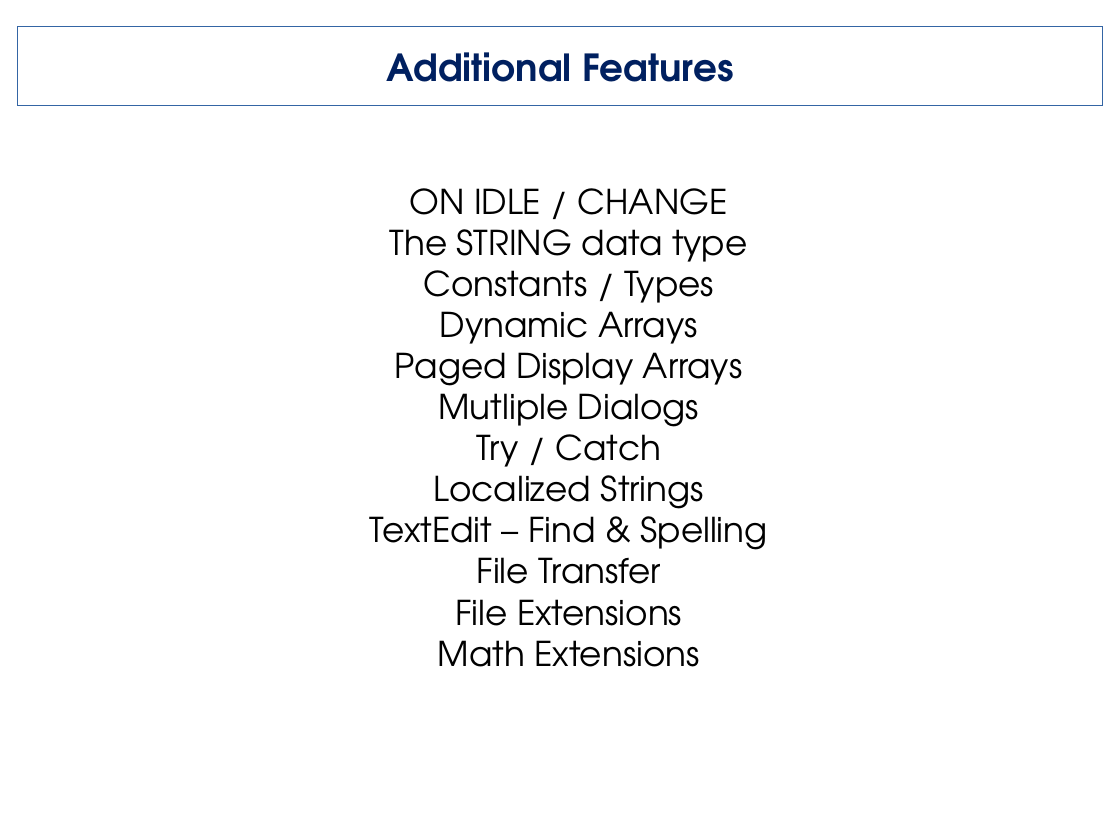
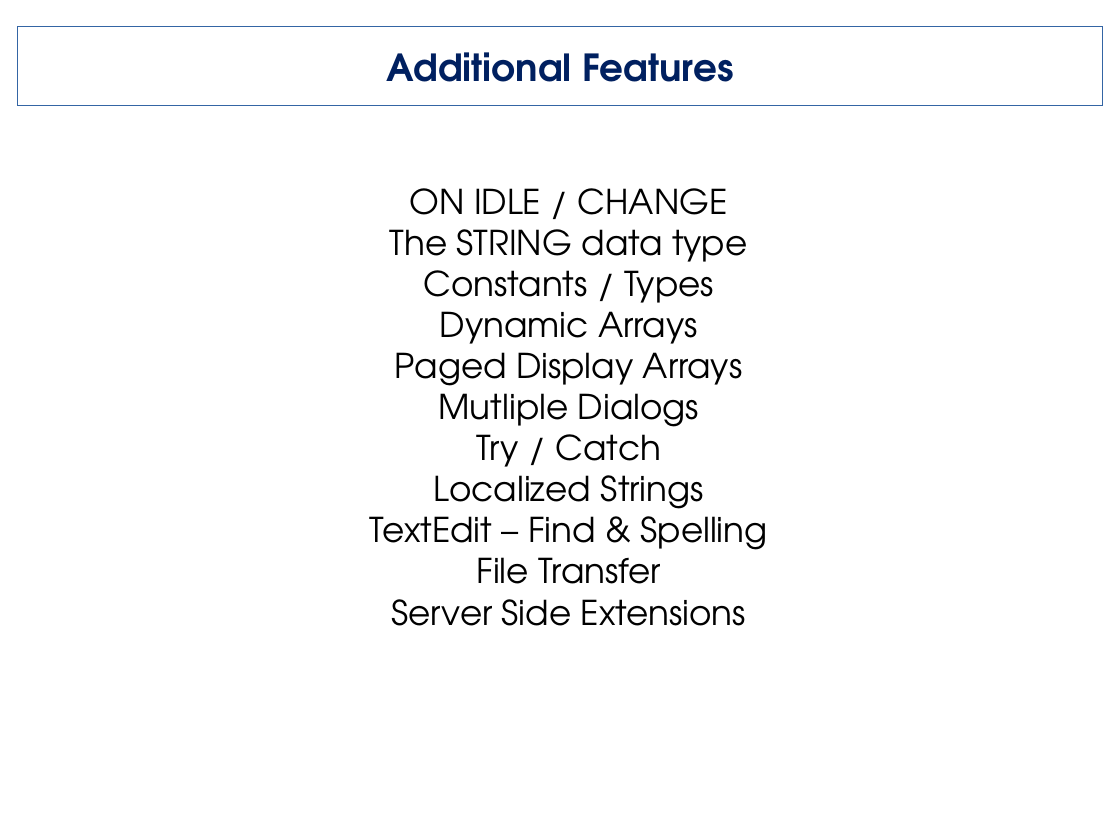
Before and after one commit to neilm-fourjs/genero_training, a slide deck: slide 2 of Slides/07_Additional.odp. Drawn at 1120x840 pixels with LibreOffice and Linux fonts; fonts in the diff are those of the drawing; background and template pictures are left out. Boxes give left, top, right and bottom in pixels: in the first picture for what was removed or moved away, otherwise in the second. Text is boxed around its words. In the diff, an @@ line names an element or a change of style, - is before the commit and + after.

```diff
--- a/Slides/07_Additional.odp
+++ b/Slides/07_Additional.odp
@@ text at (392, 599, 746, 626): text changed @@
-File Extensions
-Math Extensions
+Server Side Extensions
```
Also in this commit, not shown: 9 other files.
